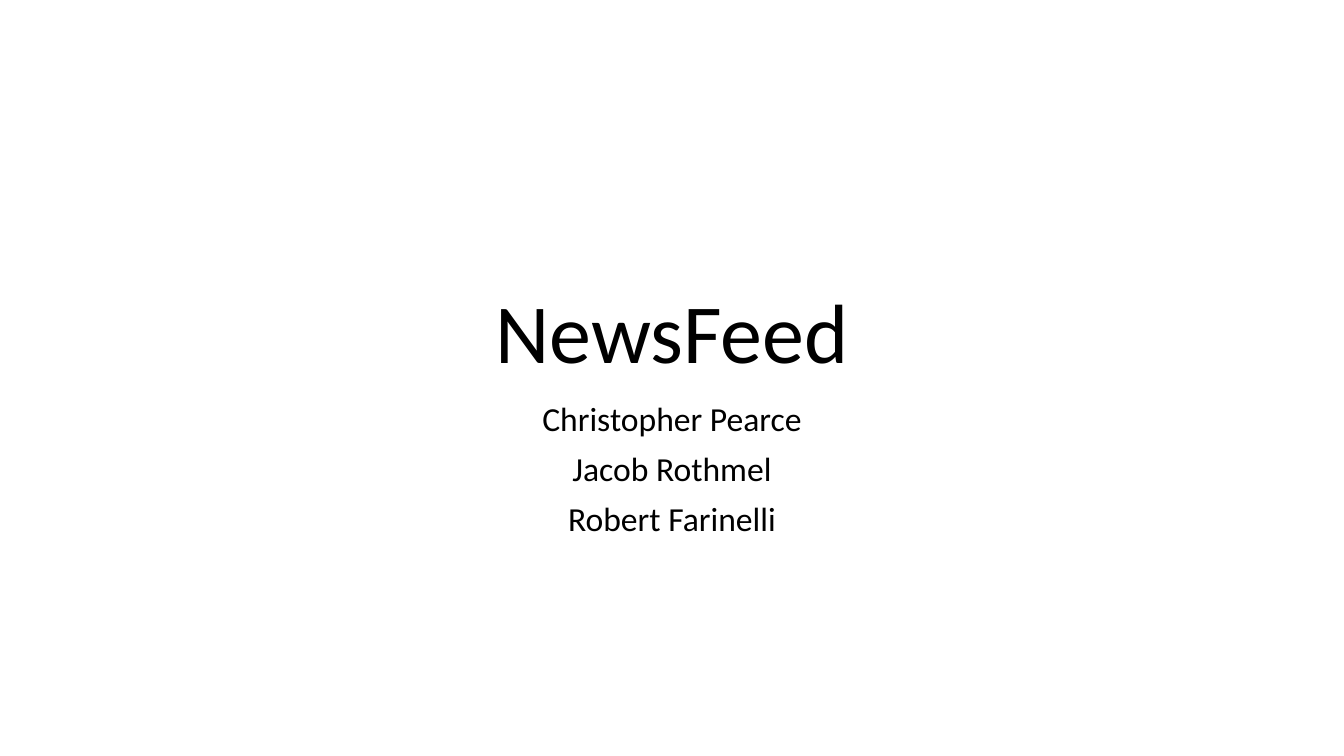
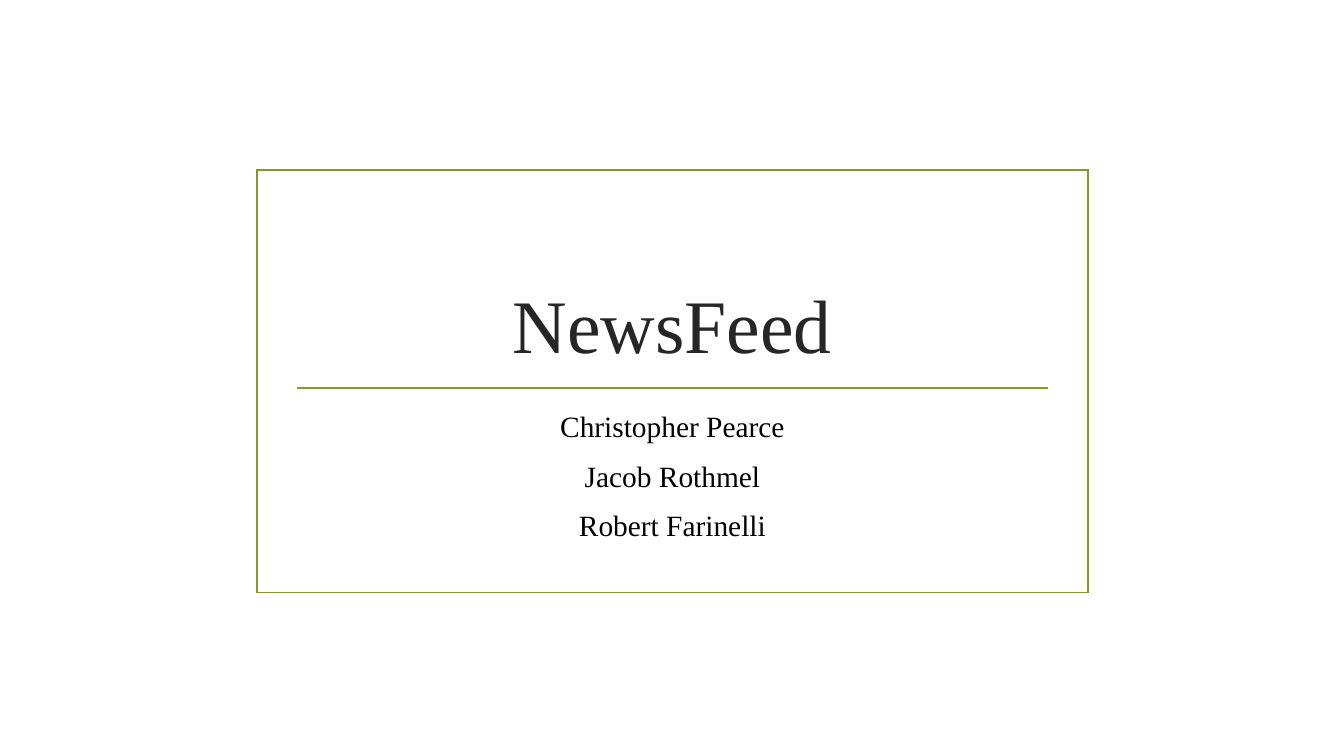
Before and after one commit to cp0153/NewsFeed, a slide deck: slide 1 of final/Final_presentation.pptx. Drawn at 1344x756 pixels with LibreOffice and Linux fonts; fonts in the diff are those of the drawing; background and template pictures are left out. Boxes give left, top, right and bottom in pixels: in the first picture for what was removed or moved away, otherwise in the second. Text is boxed around its words. In the diff, an @@ line names an element or a change of style, - is before the commit and + after.

```diff
--- a/final/Final_presentation.pptx
+++ b/final/Final_presentation.pptx
@@ rectangle added at box(257, 170, 1089, 593), outline #83992A 1.25 pt @@
@@ title "NewsFeed": place and size @@
-title "NewsFeed" at box(496, 304, 849, 364)
+title "NewsFeed" at box(513, 300, 832, 354)
@@ title "NewsFeed" at box(513, 300, 832, 354): size 60 to 54 pt, font Calibri to Times New Roman, text colour #000000 to #262626; line spacing 0.9 to 1 @@
@@ line added from (296, 388) to (1049, 388), #83992A 1.25 pt @@
@@ subtitle "Christopher Pearce": place and size @@
-subtitle "Christopher Pearce" at box(542, 407, 802, 532)
+subtitle "Christopher Pearce" at box(560, 416, 784, 537)
@@ subtitle "Christopher Pearce" at box(560, 416, 784, 537): size 24 to 21 pt, font Calibri to Times New Roman; line spacing 0.9 to 1 @@
```
Also in this commit, not shown: 7 slides added, 1 slide removed, 3 other files.
